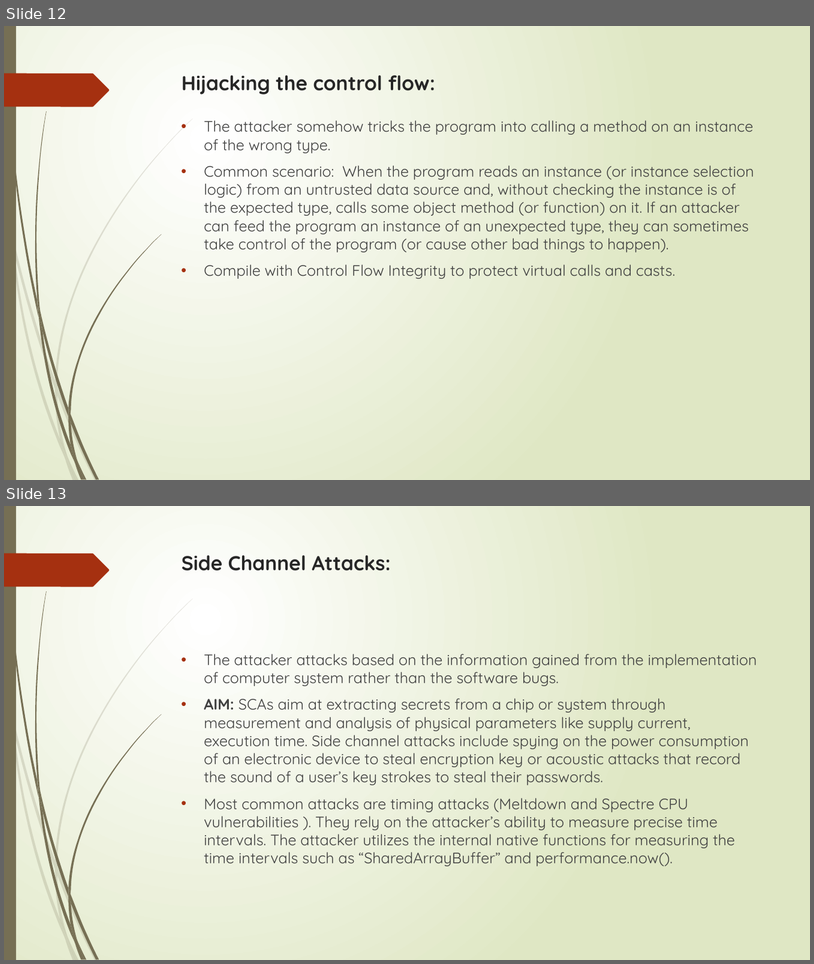
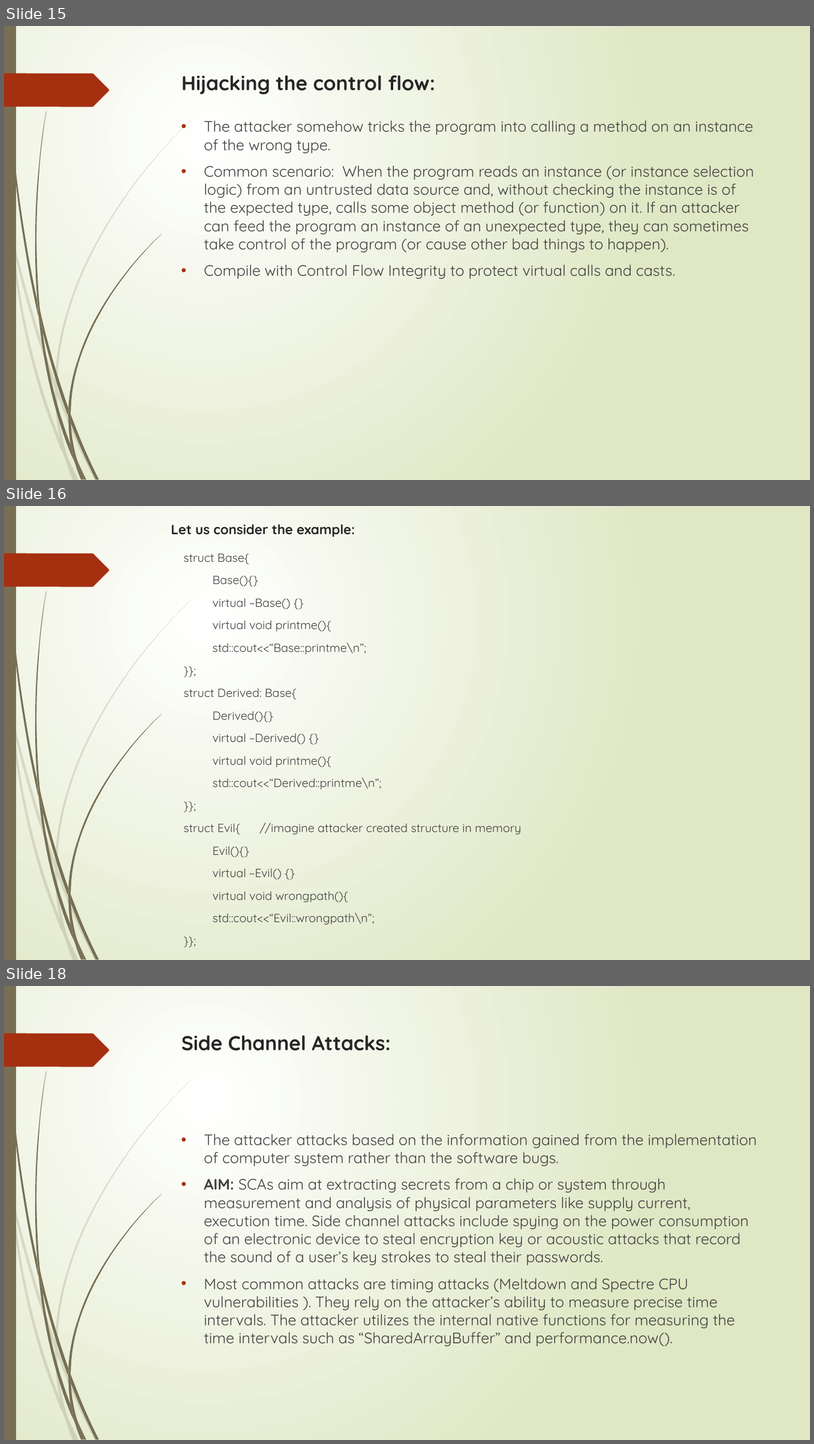
Before and after one commit to dhanushareddy988/journey, a slide deck: Security Vulnerabilities in WebAssembly.pptx. Shown one above the other, each under a label of ours: slides 12 and 13 before the commit, slides 15, 16 and 18 after it; the slides between them are not shown. The pictures are 814x964 and 814x1444 pixels, drawn with LibreOffice and Linux fonts; fonts in the diff are those of the drawing. Boxes give left, top, right and bottom in pixels: in the first picture for what was removed or moved away, otherwise in the second. Text is boxed around its words. In the diff, an @@ line names an element or a change of style, - is before the commit and + after.

```diff
--- a/Security Vulnerabilities in WebAssembly.pptx
+++ b/Security Vulnerabilities in WebAssembly.pptx
@@ slide 16 added at box(4, 506, 810, 960), background gradient #FFFFFF to #DFE8C4; not listed: 24 template elements that a slide beside it also shows @@
@@ title added at box(171, 524, 355, 537), 16 pt, text #262626, bold @@
+Let us consider the example:
@@ text added at box(183, 553, 521, 924), 14 pt, text #404040 @@
+struct Base{
+Base(){}
+virtual ~Base() {}
+virtual void printme(){
+std::cout<<“Base::printme\n”;
+}};
+struct Derived: Base{
+Derived(){}
+virtual ~Derived() {}
+virtual void printme(){
+std::cout<<“Derived::printme\n”;
+}};
+struct Evil{ //imagine attacker created structure in memory
+Evil(){}
+virtual ~Evil() {}
+virtual void wrongpath(){
+std::cout<<“Evil::wrongpath\n”;
+}};
@@ what was slide 12 is now slide 15 @@
@@ what was slide 13 is now slide 18 @@
```
Also in this commit, not shown: 3 slides changed, 4 other slides added.
